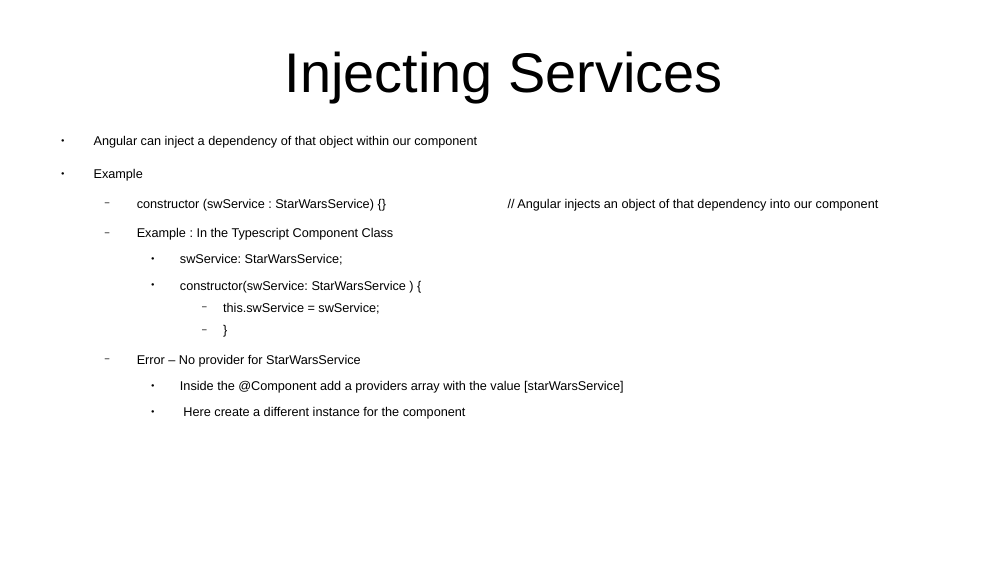
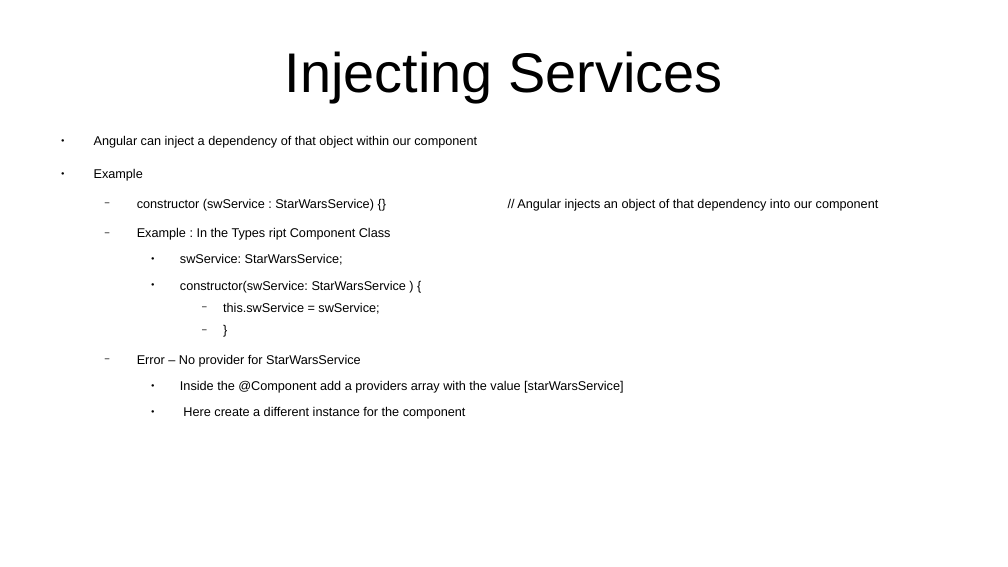
Before and after one commit to CharlesStockman/notesFromCourses, a slide deck: slide 26 of javascript/frameworks/Angular.odp. Drawn at 1008x567 pixels with LibreOffice and Linux fonts; fonts in the diff are those of the drawing. Boxes give left, top, right and bottom in pixels: in the first picture for what was removed or moved away, otherwise in the second. Text is boxed around its words. In the diff, an @@ line names an element or a change of style, - is before the commit and + after.

```diff
--- a/javascript/frameworks/Angular.odp
+++ b/javascript/frameworks/Angular.odp
@@ text at <box>137,227,391,240</box>: text changed @@
-  − Example : In the Typescript Component Class
+  − Example : In the Types ript Component Class
```
Also in this commit, not shown: 1 other slide changed, 3 other files.
